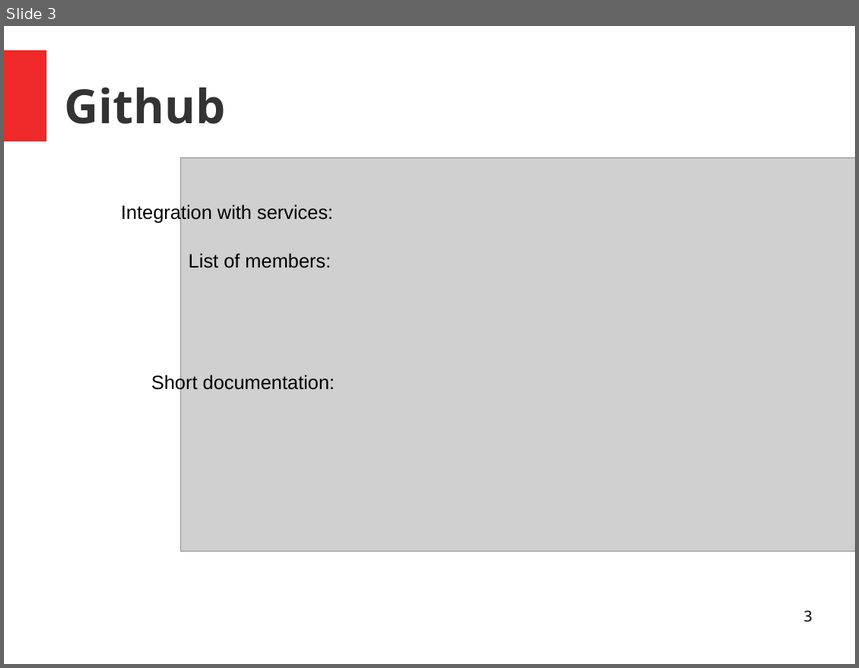
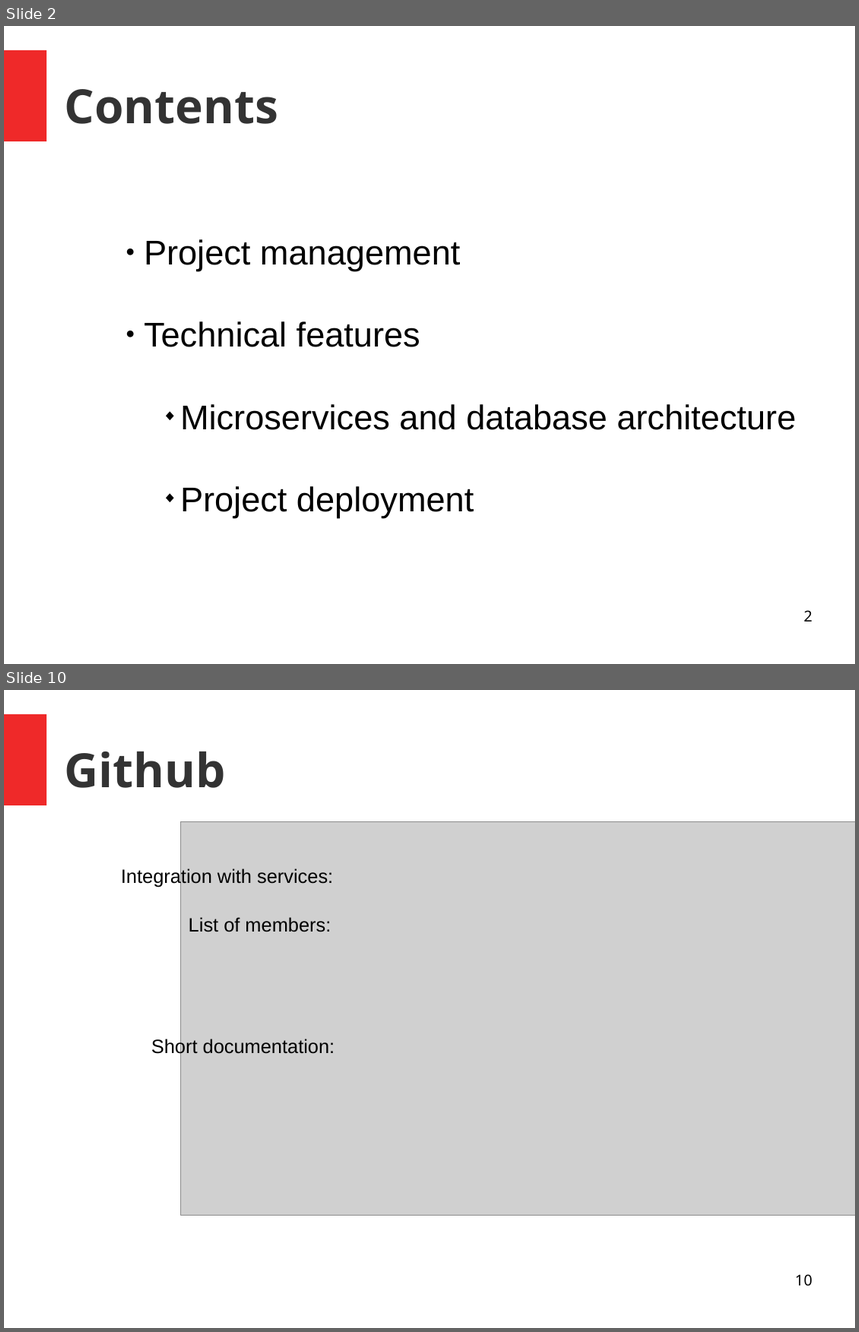
Before and after one commit to unige-pinfo-2019/PInfo3, a slide deck: Docs/Presentations/pres2.odp. Shown one above the other, each under a label of ours: slide 3 before the commit, slides 2 and 10 after it; the slides between them are not shown. The pictures are 859x668 and 859x1332 pixels, drawn with LibreOffice and Linux fonts; fonts in the diff are those of the drawing; grey boxes stand for pictures. Boxes give left, top, right and bottom in pixels: in the first picture for what was removed or moved away, otherwise in the second. Text is boxed around its words. In the diff, an @@ line names an element or a change of style, - is before the commit and + after.

```diff
--- a/Docs/Presentations/pres2.odp
+++ b/Docs/Presentations/pres2.odp
@@ slide 2 added at (4,26,855,664), background #FFFFFF; not listed: 1 template element that a slide beside it also shows @@
@@ title added at (65,89,278,124), 44 pt, text #333333, bold @@
+Contents
@@ subtitle added at (144,240,797,518), 32 pt, text #000000 @@
+● Project management
+● Technical features
+    ◆ Microservices and database architecture
+    ◆ Project deployment
@@ page number added at (804,610,813,622), 14 pt, text #000000 @@
+2
@@ what was slide 3 is now slide 10 @@
@@ page number at (795,1274,813,1286): text changed @@
-3
+10
```
Also in this commit, not shown: 5 slides changed, 6 other slides added, 7 slides removed, 3 other files.
